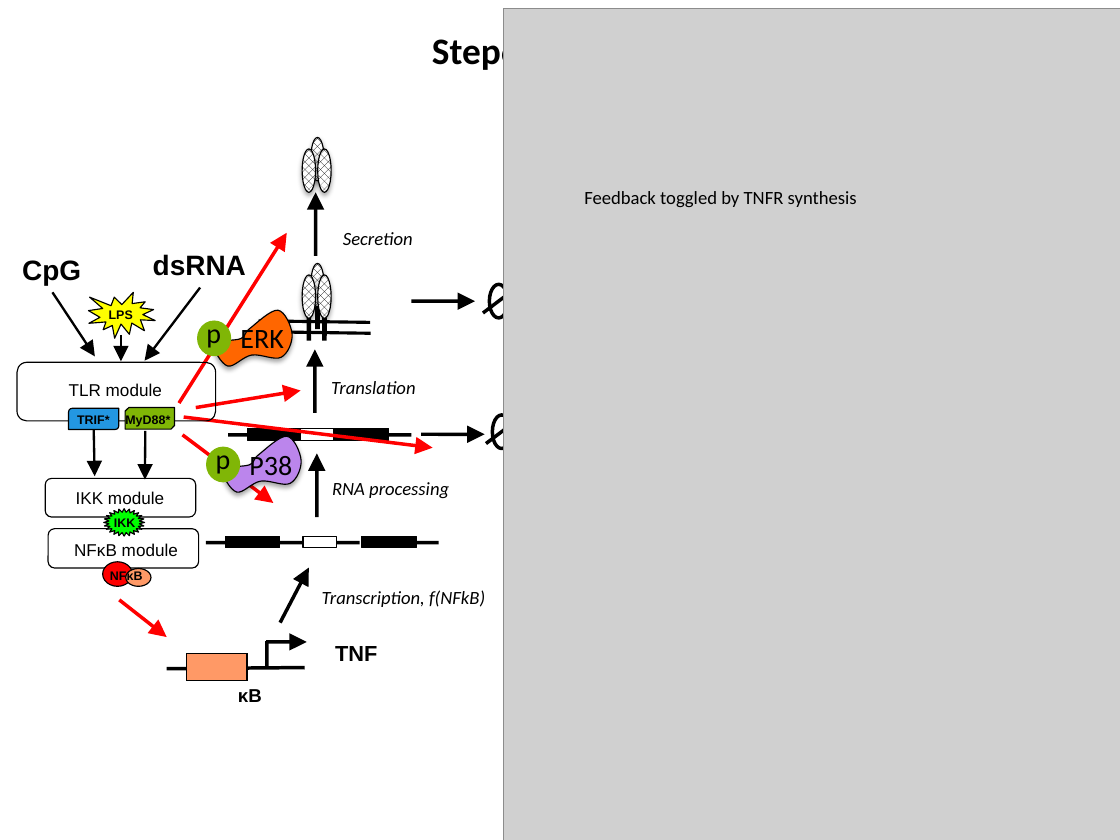
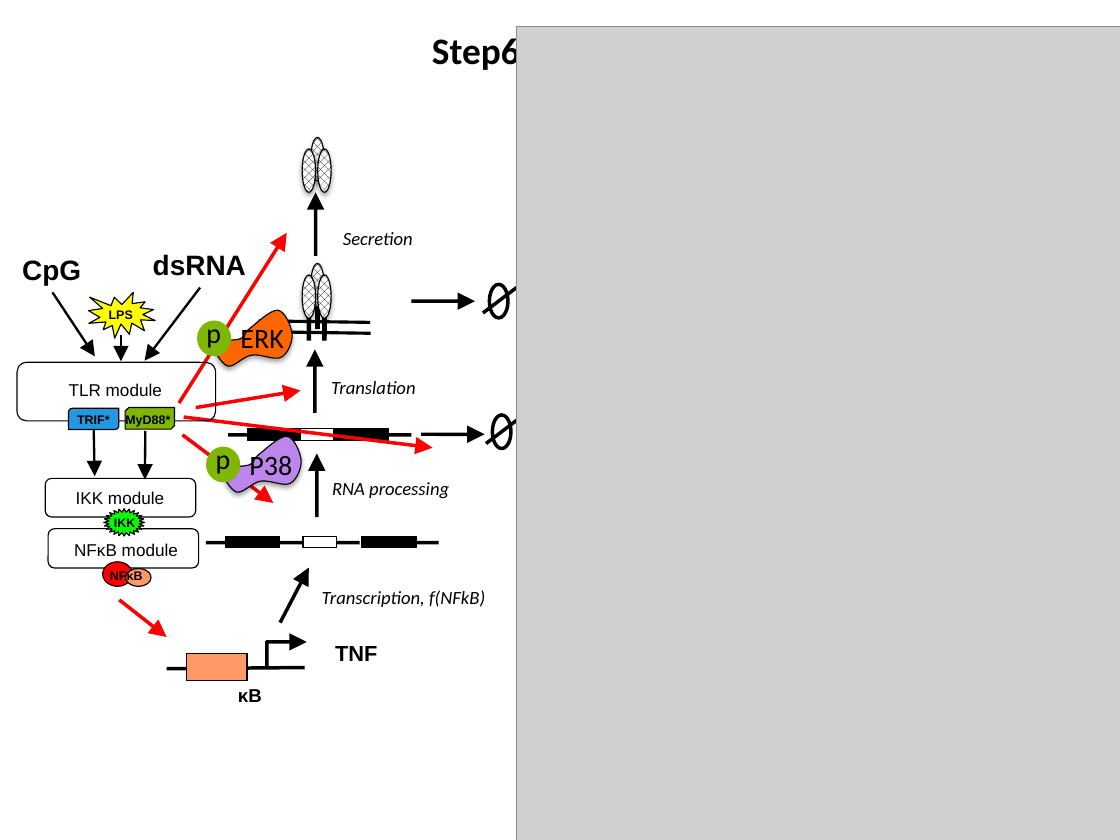
Before and after one commit to biomystery/TNF_regulation, a slide deck: slide 10 of TNF_Slides.pptx. Drawn at 1120x840 pixels with LibreOffice and Linux fonts; fonts in the diff are those of the drawing; grey boxes stand for pictures. Boxes give left, top, right and bottom in pixels: in the first picture for what was removed or moved away, otherwise in the second. Text is boxed around its words. In the diff, an @@ line names an element or a change of style, - is before the commit and + after.

```diff
--- a/TNF_Slides.pptx
+++ b/TNF_Slides.pptx
@@ picture: place and size @@
-picture at [503, 9, 1120, 840]
+picture at [516, 27, 1120, 840]
@@ text removed at [584, 191, 857, 207] @@
-Feedback toggled by TNFR synthesis
```
Also in this commit, not shown: 1 slide added, 1 slide removed, 16 other files.
